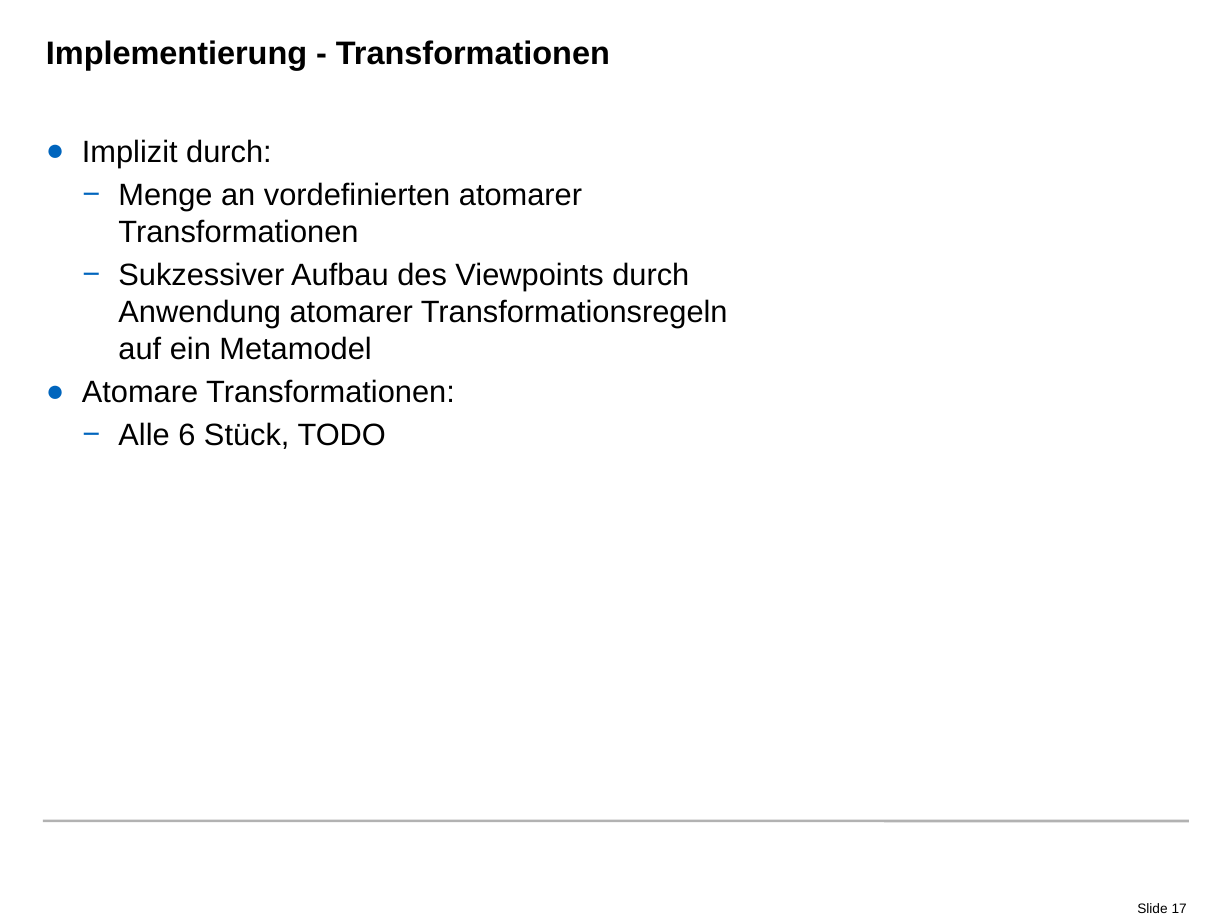
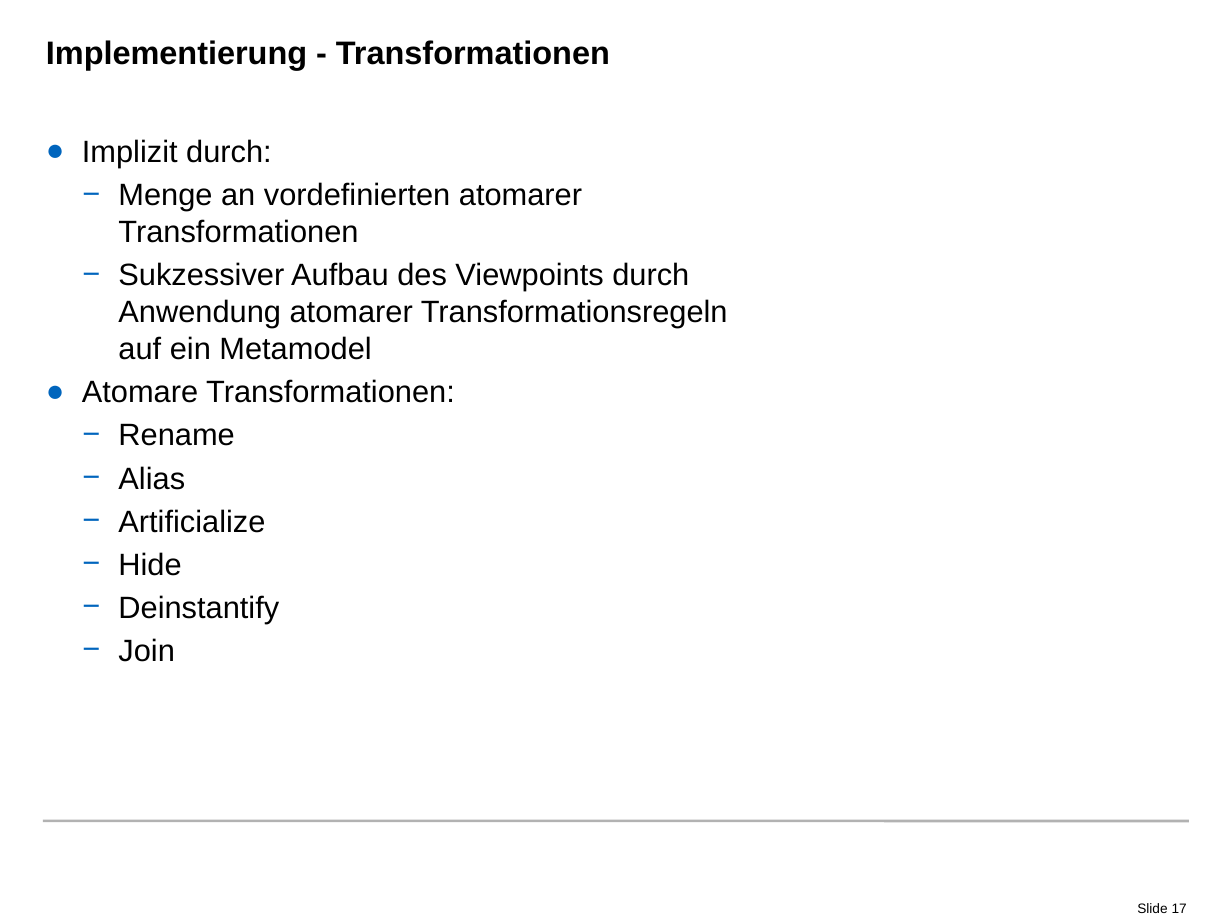
Before and after one commit to radke-tum/idp, a slide deck: slide 17 of pssif/doc/PSSIF.pptx. Drawn at 1232x924 pixels with LibreOffice and Linux fonts; fonts in the diff are those of the drawing; background and template pictures are left out. Boxes give left, top, right and bottom in pixels: in the first picture for what was removed or moved away, otherwise in the second. Text is boxed around its words. In the diff, an @@ line names an element or a change of style, - is before the commit and + after.

```diff
--- a/pssif/doc/PSSIF.pptx
+++ b/pssif/doc/PSSIF.pptx
@@ text at [118, 423, 279, 662]: text changed @@
-  − Alle 6 Stück, TODO
+  − Rename
+  − Alias
+  − Artificialize
+  − Hide
+  − Deinstantify
+  − Join
```
Also in this commit, not shown: 1 other slide changed, 3 slides added, 2 slides removed, 1 other file.
